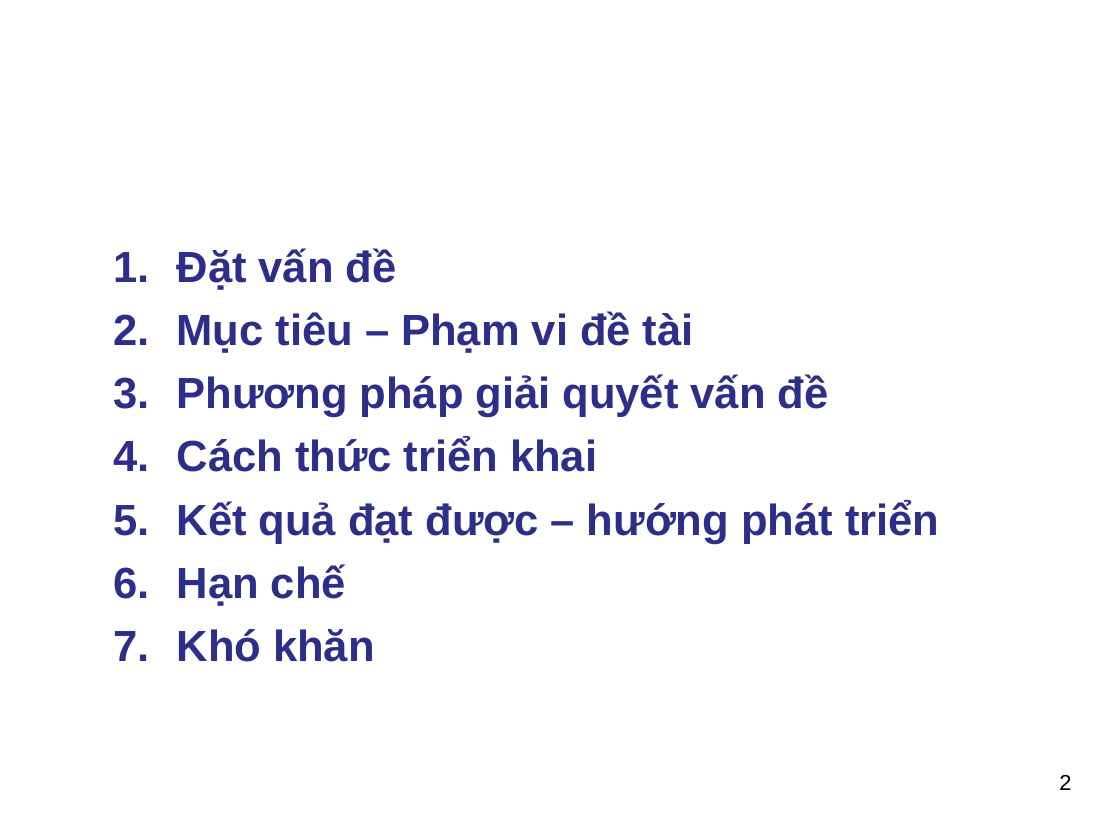
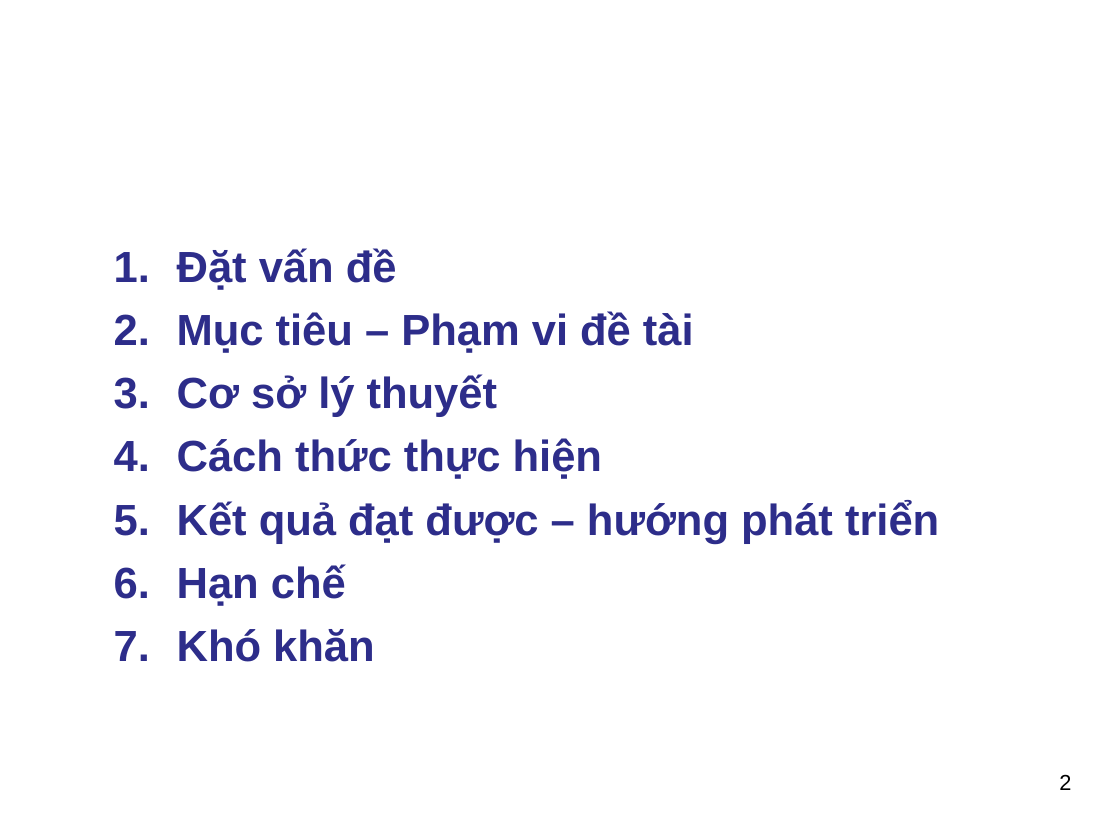
Before and after one commit to thuhuynh4393/testfrontend, a slide deck: slide 2 of Thu HUynh - SLide bao cao.ppt. Drawn at 1120x840 pixels with LibreOffice and Linux fonts; fonts in the diff are those of the drawing; background and template pictures are left out. Boxes give left, top, right and bottom in pixels: in the first picture for what was removed or moved away, otherwise in the second. Text is boxed around its words. In the diff, an @@ line names an element or a change of style, - is before the commit and + after.

```diff
--- a/Thu HUynh - SLide bao cao.ppt
+++ b/Thu HUynh - SLide bao cao.ppt
@@ text at (177, 374, 602, 479): text changed @@
-3. Phương pháp giải quyết vấn đề
-4. Cách thức triển khai
+3. Cơ sở lý thuyết
+4. Cách thức thực hiện
```
Also in this commit, not shown: 3 other slides changed, 10 slides added, 11 slides removed, 1 other file.
